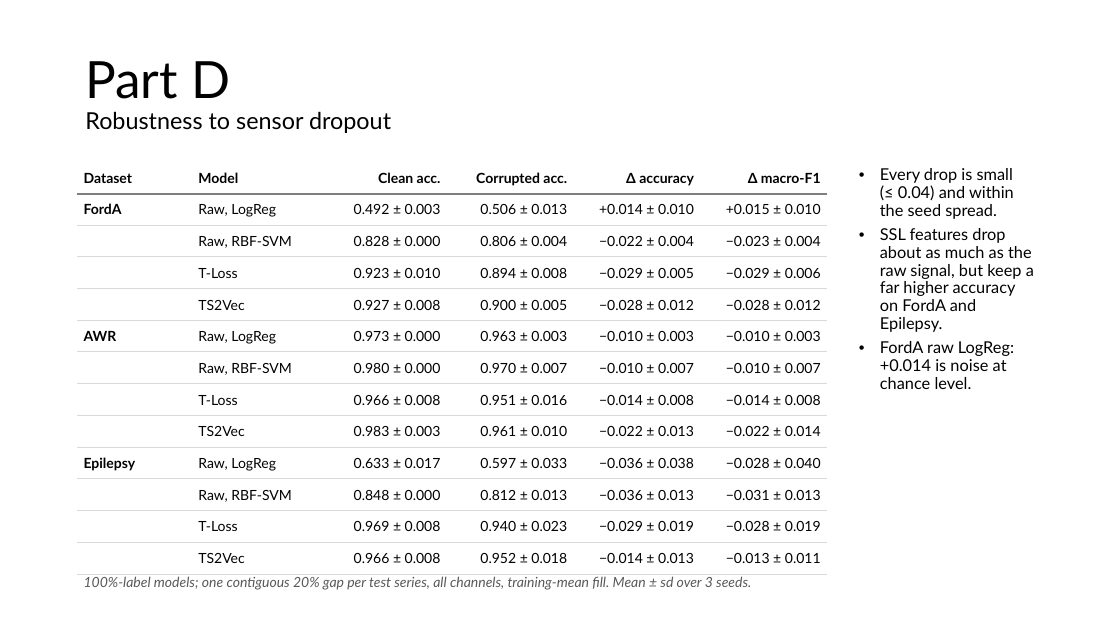
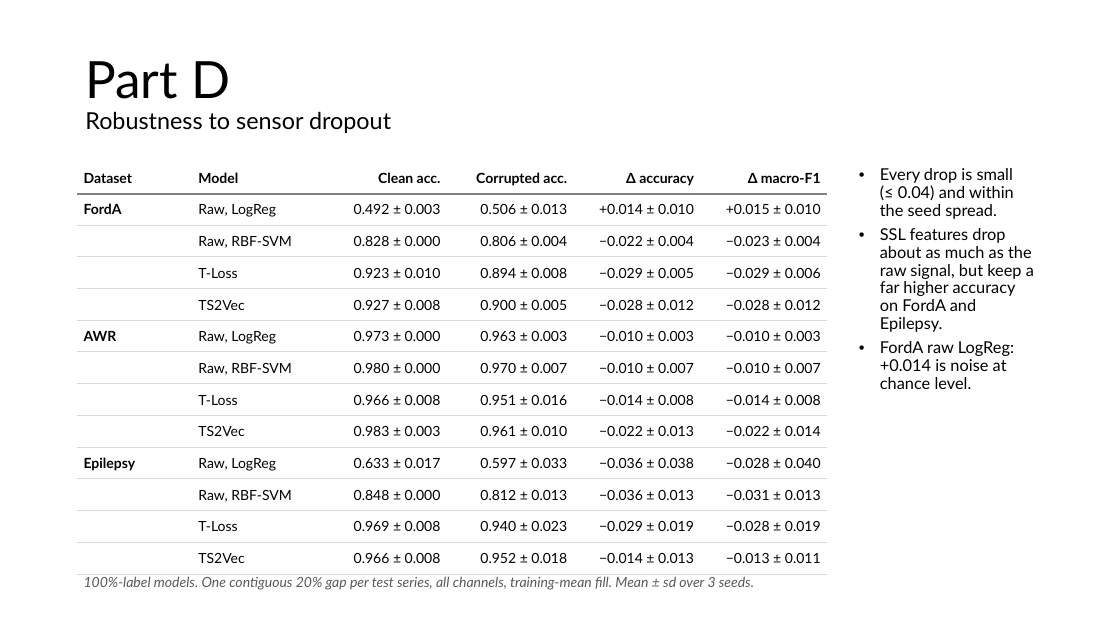
Before and after one commit to FVardi/PhD-Courses, a slide deck: slide 12 of Deep learning for time-series/Assignment 4/Presentation.pptx (slide 11 before the commit). Drawn at 1120x630 pixels with LibreOffice and Linux fonts; fonts in the diff are those of the drawing. Boxes give left, top, right and bottom in pixels: in the first picture for what was removed or moved away, otherwise in the second. Text is boxed around its words. In the diff, an @@ line names an element or a change of style, - is before the commit and + after.

```diff
--- a/Deep learning for time-series/Assignment 4/Presentation.pptx
+++ b/Deep learning for time-series/Assignment 4/Presentation.pptx
@@ text at (x1=84, y1=576, x2=754, y2=590): text changed @@
-100%-label models; one contiguous 20% gap per test series, all channels, training-mean fill. Mean ± sd over 3 seeds.
+100%-label models. One contiguous 20% gap per test series, all channels, training-mean fill. Mean ± sd over 3 seeds.
```
Also in this commit, not shown: 11 other slides changed, 2 slides added, 2 slides removed, 17 other files.
